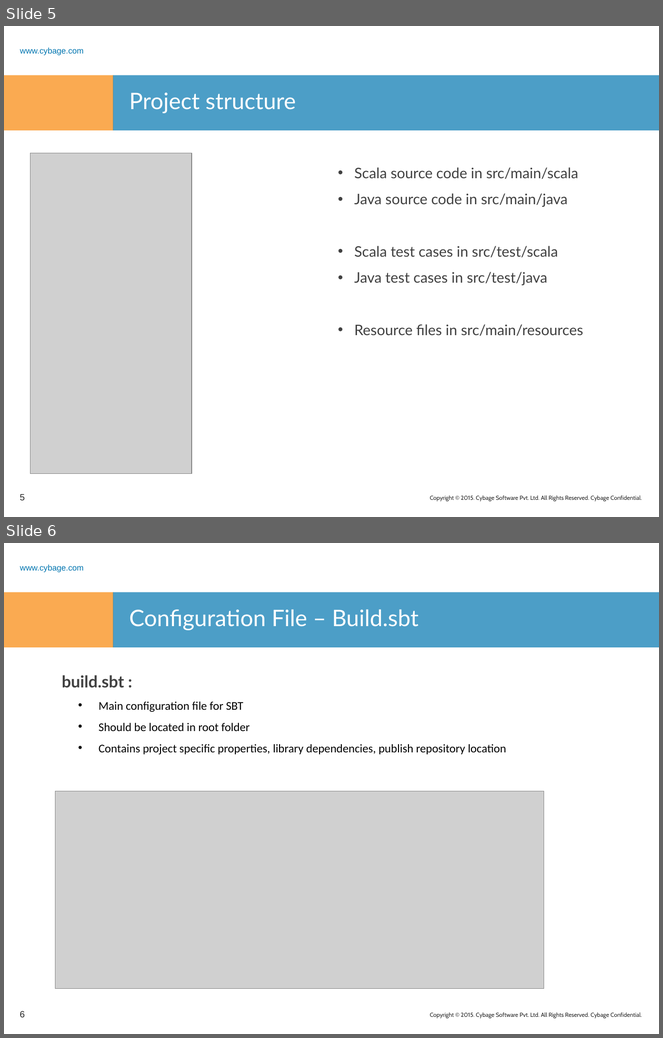
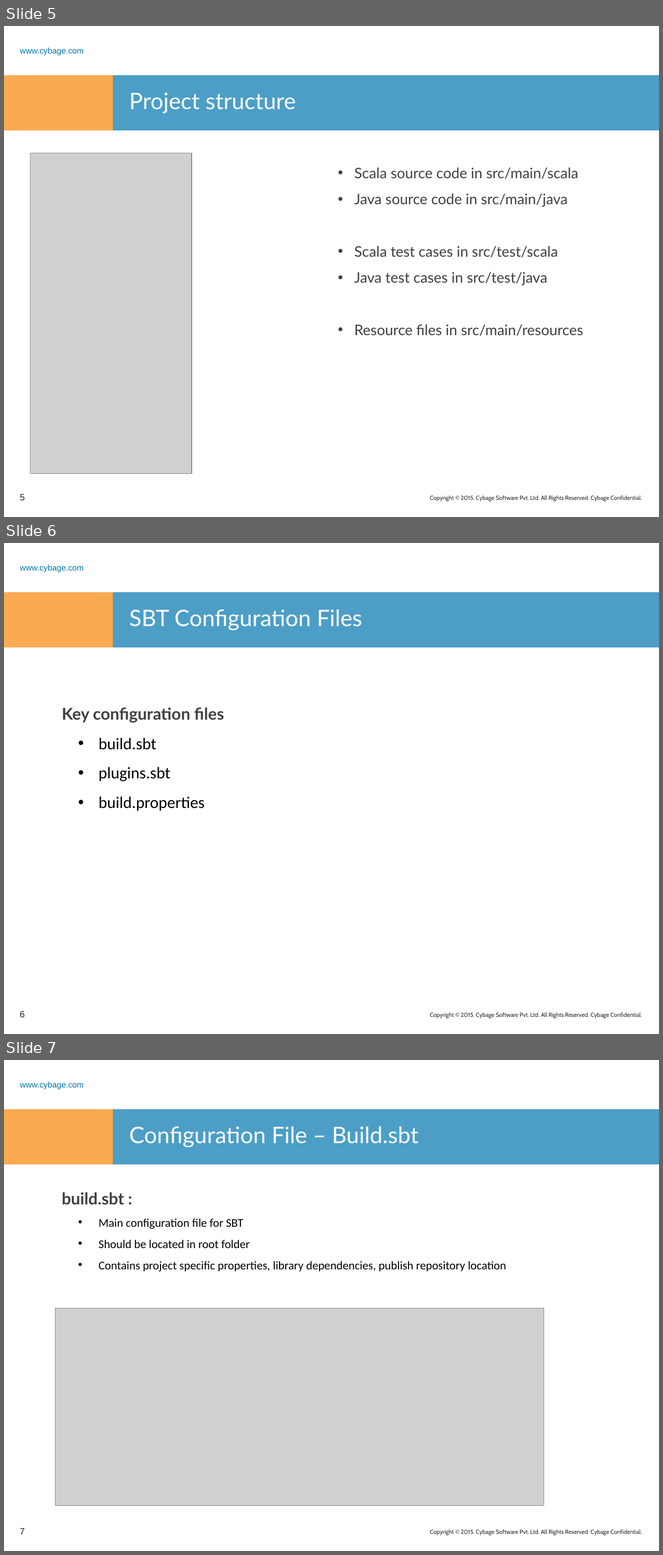
Before and after one commit to rashmitk/Documentation, a slide deck: SBT/SBT.pptx. Shown one above the other, each under a label of ours: slides 5 and 6 before the commit, slides 5, 6 and 7 after it. The pictures are 663x1038 and 663x1555 pixels, drawn with LibreOffice and Linux fonts; fonts in the diff are those of the drawing; grey boxes stand for pictures; background and template pictures are left out. Boxes give left, top, right and bottom in pixels: in the first picture for what was removed or moved away, otherwise in the second. Text is boxed around its words. In the diff, an @@ line names an element or a change of style, - is before the commit and + after.

```diff
--- a/SBT/SBT.pptx
+++ b/SBT/SBT.pptx
@@ slide 6 added at (x1=4, y1=543, x2=659, y2=1034), background #FFFFFF; not listed: 4 template elements that a slide beside it also shows @@
@@ title added at (x1=129, y1=610, x2=362, y2=630), 25 pt, text #FFFFFF @@
+SBT Configuration Files
@@ text added at (x1=62, y1=707, x2=224, y2=811), 18 pt, text #000000 @@
+Key configuration files
+  • build.sbt
+  • plugins.sbt
+  • build.properties
@@ page number added at (x1=20, y1=1011, x2=25, y2=1018), 10 pt, text #262626 @@
+6
@@ what was slide 6 is now slide 7 @@
@@ page number at (x1=20, y1=1529, x2=25, y2=1535): text changed @@
-6
+7
```
Also in this commit, not shown: 1 slide changed, 2 other slides added, 1 slide removed, 12 other files.
